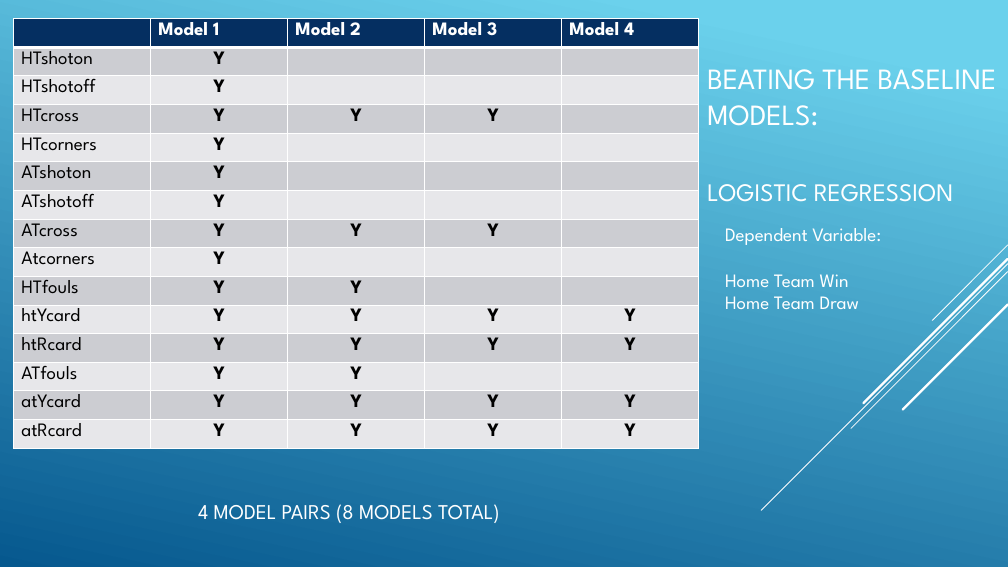
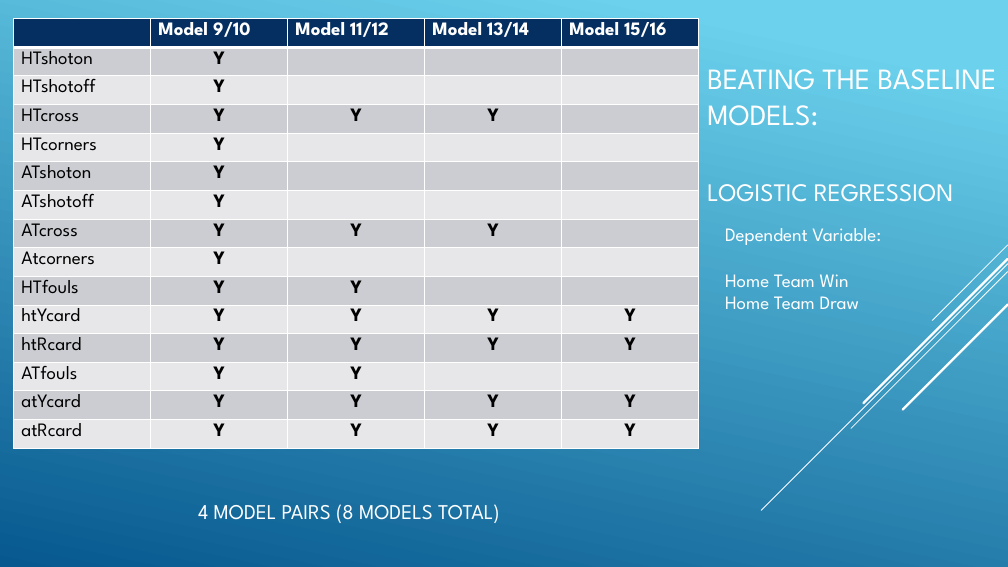
Before and after one commit to flippinuke/ProjectSoccer, a slide deck: slide 16 of SoccerSlideDeck.pptx (slide 14 before the commit). Drawn at 1008x567 pixels with LibreOffice and Linux fonts; fonts in the diff are those of the drawing. Boxes give left, top, right and bottom in pixels: in the first picture for what was removed or moved away, otherwise in the second. Text is boxed around its words. In the diff, an @@ line names an element or a change of style, - is before the commit and + after.

```diff
--- a/SoccerSlideDeck.pptx
+++ b/SoccerSlideDeck.pptx
@@ table at [14, 19, 698, 473] @@
-row 1:  | Model 1 | Model 2 | Model 3 | Model 4
+row 1:  | Model 9/10 | Model 11/12 | Model 13/14 | Model 15/16
```
Also in this commit, not shown: 6 other slides changed, 3 slides added, 1 slide removed, 3 other files.
